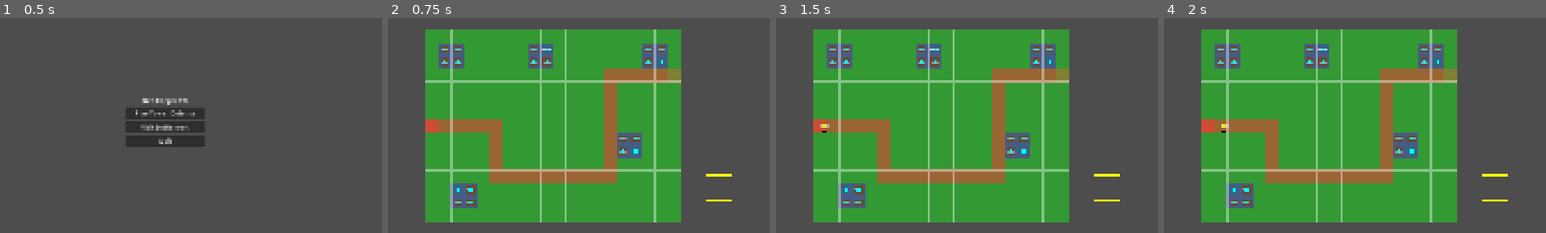
Above: before the commit, frames 1-4 (left to right).
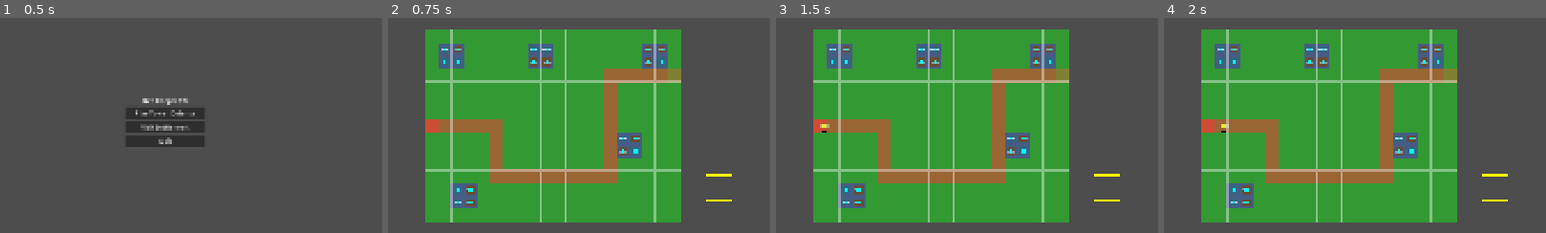
Above: after the commit, the same moments.

Repository: yagrima/bee-keeper-td
Game: Godot game, scene res://scenes/main/Main.tscn
The game is run twice, just before and just after one commit, with the same random seed, the same clock (stepped at 60 frames per second) and the same inputs.
Inputs:
- Up to frame 1 (0.5 s): no input
- Up to frame 2 (0.75 s): click "Play Tower Defense" at 0.5 s
- Up to frame 3 (1.5 s): click "Start Wave (Space)" at 1.25 s
- Up to frame 4 (2 s): no input
The pictures show only the part of the screen within x 28-78%, y 25-75%; the shares and areas given below are measured in that part.

Frame 1 is identical in both runs. In frame 2, 0.3% of the frame differs, in the area x 14-63%, y 12-88%; in frame 3, 0.3%; in frame 4, 0.3%.

Commit message:
Fix metaprogression towers: Use existing basic towers
- Changed tower types from future towers to existing basic towers
- Now uses 'basic_shooter' and 'piercing_shooter' instead of unimplemented types
- Updated tower creation logic to use BasicShooterTower.gd and PiercingTower.gd
- Set proper tower names for display (Basic Shooter, Piercing Shooter)
- Ensures all metaprogression towers are functional with existing codebase

Diff:
--- a/scripts/TowerDefense.gd
+++ b/scripts/TowerDefense.gd
@@ -1725,8 +1725,8 @@
 		field_pos + Vector2(48, 48)   # Bottom-right
 	]
 
-	# Available tower types for random selection
-	var tower_types = ["stinger", "propolis_bomber", "nectar_sprayer", "lightning_flower"]
+	# Available tower types for random selection (using existing basic towers)
+	var tower_types = ["basic_shooter", "piercing_shooter"]
 
 	for i in range(tower_positions.size()):
 		var tower_pos = tower_positions[i]
@@ -1743,17 +1743,13 @@
 	"""Create a tower for metaprogression field"""
 	print("Creating metaprogression tower: %s at %s" % [tower_type, position])
 
-	# Create tower instance based on type
+	# Create tower instance based on type (using existing basic towers)
 	var tower_script = null
 	match tower_type:
-		"stinger":
-			tower_script = load("res://scripts/BasicShooterTower.gd")  # Use BasicShooter as Stinger
-		"propolis_bomber":
-			tower_script = load("res://scripts/PiercingTower.gd")  # Use Piercing as Propolis Bomber
-		"nectar_sprayer":
-			tower_script = load("res://scripts/BasicShooterTower.gd")  # Use BasicShooter as Nectar Sprayer
-		"lightning_flower":
-			tower_script = load("res://scripts/BasicShooterTower.gd")  # Use BasicShooter as Lightning Flower
+		"basic_shooter":
+			tower_script = load("res://scripts/BasicShooterTower.gd")
+		"piercing_shooter":
+			tower_script = load("res://scripts/PiercingTower.gd")
 		_:
 			tower_script = load("res://scripts/BasicShooterTower.gd")
 
@@ -1763,6 +1759,13 @@
 		# Set tower properties
 		tower.tower_name = tower_type.replace("_", " ").capitalize()
 		tower.global_position = position
+
+		# Set proper tower names for display
+		match tower_type:
+			"basic_shooter":
+				tower.tower_name = "Basic Shooter"
+			"piercing_shooter":
+				tower.tower_name = "Piercing Shooter"
 
 		# Make towers slightly different for visual variety
 		tower.damage = 10.0 + (field_number * 2.0) + (tower_index * 1.0)
